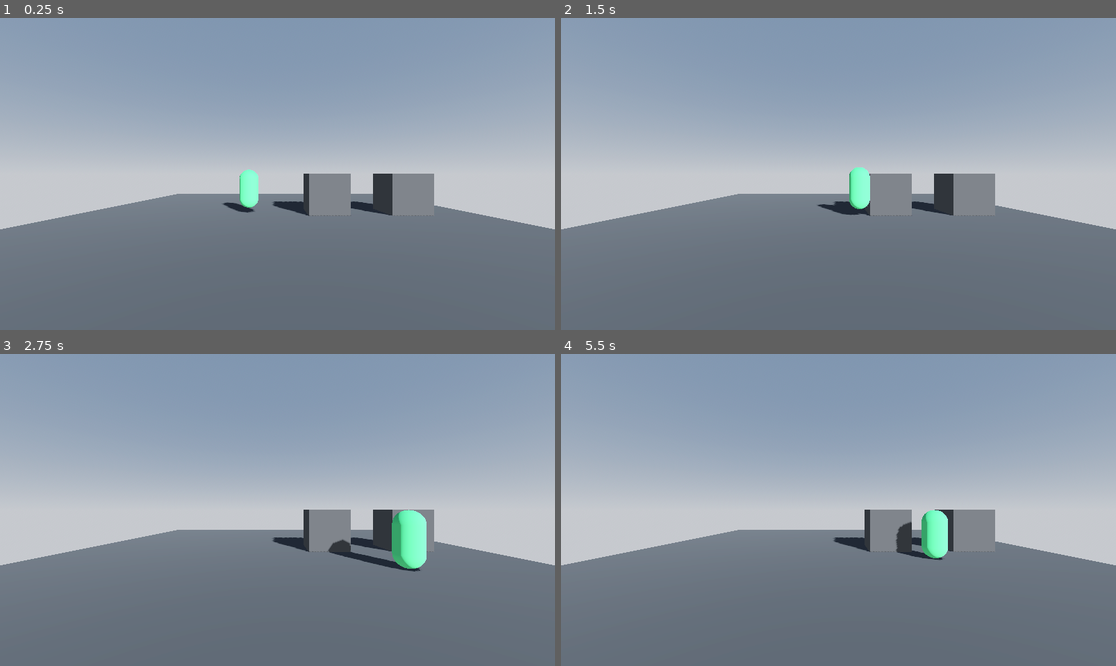
Above: before the commit, frames 1-4 (two rows, left to right).
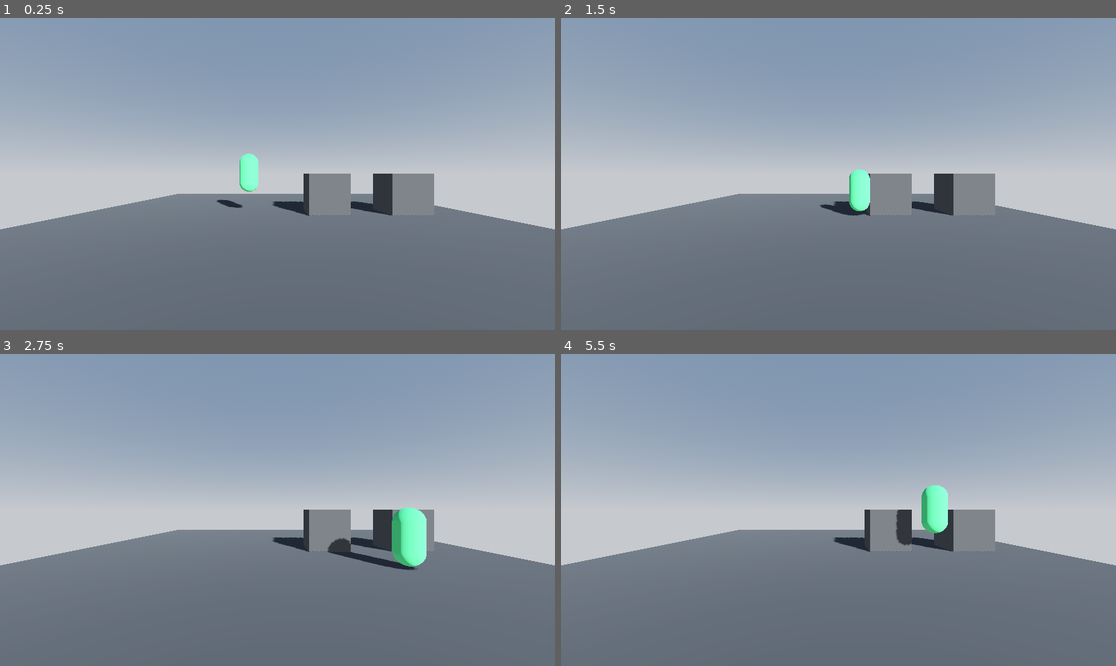
Above: after the commit, the same moments.

Repository: crystal-bit/platform-3d
Game: Godot game, scene res://game.tscn
Same seed, same stepped clock (60 frames per second), same inputs: the game is played once before the commit and once after it.
Inputs (mouse positions are in pixels of both pictures, inside the frame that each line leads up to):
- Up to frame 1 (0.25 s): no input
- Up to frame 2 (1.5 s): tap Enter (ui_accept) at 0.5, 0.6, 0.77, 1.07, 1.35 s; move the mouse to (960, 158) at 0.52 s; hold Right (ui_right) 0.53-1.28 s; click (960, 158) at 0.67 s; move the mouse to (727, 189) at 1.27 s; hold Down (ui_down) from 1.28 s (still down)
- Up to frame 3 (2.75 s): tap Enter (ui_accept) at 1.52, 1.82, 2.1 s; move the mouse to (333, 441) at 2.02 s; release Down (ui_down) at 2.03 s; hold Right (ui_right) from 2.03 s (still down)
- Up to frame 4 (5.5 s): move the mouse to (810, 572) at 2.77 s; release Right (ui_right) at 2.78 s; hold Up (ui_up) 2.78-3.53 s; tap Enter (ui_accept) at 2.85, 3.02, 3.32, 3.6, 3.77, 4.07, 4.35, 4.52, 4.82, 5.1 s; click (810, 572) at 2.92 s; move the mouse to (1005, 556) at 3.52 s; hold Left (ui_left) 3.53-5.03 s; move the mouse to (672, 463) at 4.27 s; move the mouse to (866, 510) at 5.02 s; hold Down (ui_down) from 5.03 s (still down); click (866, 510) at 5.17 s

The runs differ from the first frame. In frame 1, 0.5% of the frame differs, in the area x 39-47%, y 43-63%; in frame 2, less than 0.1%; in frame 3, 0.2%; in frame 4, 1.1%, in the area x 60-70%, y 42-67%.

Commit message:
restore proj

Diff:
--- a/game.tscn
+++ b/game.tscn
@@ -17,40 +17,6 @@
 sky = SubResource("Sky_aw8gu")
 tonemap_mode = 2
 glow_enabled = true
-
-[sub_resource type="GDScript" id="GDScript_alas7"]
-script/source = "extends CharacterBody3D
-
-
-const SPEED = 5.0
-const JUMP_VELOCITY = 4.5
-
-# Get the gravity from the project settings to be synced with RigidBody nodes.
-var gravity = ProjectSettings.get_setting(\"physics/3d/default_gravity\")
-
-
-func _physics_process(delta):
-	# Add the gravity.
-	if not is_on_floor():
-		velocity.y -= gravity * delta
-
-	# Handle Jump.
-	if Input.is_action_just_pressed(\"ui_accept\") and is_on_floor():
-		velocity.y = JUMP_VELOCITY
-
-	# Get the input direction and handle the movement/deceleration.
-	# As good practice, you should replace UI actions with custom gameplay actions.
-	var input_dir = Input.get_vector(\"ui_left\", \"ui_right\", \"ui_up\", \"ui_down\")
-	var direction = (transform.basis * Vector3(input_dir.x, 0, input_dir.y)).normalized()
-	if direction:
-		velocity.x = direction.x * SPEED
-		velocity.z = direction.z * SPEED
-	else:
-		velocity.x = move_toward(velocity.x, 0, SPEED)
-		velocity.z = move_toward(velocity.z, 0, SPEED)
-
-	move_and_slide()
-"
 
 [sub_resource type="PlaneMesh" id="PlaneMesh_rg2bj"]
 material = ExtResource("3_ygqb1")
@@ -76,7 +42,6 @@
 
 [node name="Player" parent="." instance=ExtResource("1_yrwpo")]
 transform = Transform3D(1, 0, 0, 0, 1, 0, 0, 0, 1, -1.5, 1.39717, 0)
-script = SubResource("GDScript_alas7")
 
 [node name="Floor" type="StaticBody3D" parent="."]
 
--- a/project.godot
+++ b/project.godot
@@ -17,27 +17,3 @@
 [editor_plugins]
 
 enabled=PackedStringArray("res://addons/input-overlay/plugin.cfg")
-
-[input]
-
-player_right={
-"deadzone": 0.5,
-"events": [Object(InputEventKey,"resource_local_to_scene":false,"resource_name":"","device":-1,"window_id":0,"alt_pressed":false,"shift_pressed":false,"ctrl_pressed":false,"meta_pressed":false,"pressed":false,"keycode":0,"physical_keycode":68,"key_label":0,"unicode":100,"echo":false,"script":null)
-, Object(InputEventKey,"resource_local_to_scene":false,"resource_name":"","device":-1,"window_id":0,"alt_pressed":false,"shift_pressed":false,"ctrl_pressed":false,"meta_pressed":false,"pressed":false,"keycode":0,"physical_keycode":4194321,"key_label":0,"unicode":0,"echo":false,"script":null)
-]
-}
-player_left={
-"deadzone": 0.5,
-"events": [Object(InputEventKey,"resource_local_to_scene":false,"resource_name":"","device":-1,"window_id":0,"alt_pressed":false,"shift_pressed":false,"ctrl_pressed":false,"meta_pressed":false,"pressed":false,"keycode":0,"physical_keycode":65,"key_label":0,"unicode":97,"echo":false,"script":null)
-, Object(InputEventKey,"resource_local_to_scene":false,"resource_name":"","device":-1,"window_id":0,"alt_pressed":false,"shift_pressed":false,"ctrl_pressed":false,"meta_pressed":false,"pressed":false,"keycode":0,"physical_keycode":4194319,"key_label":0,"unicode":0,"echo":false,"script":null)
-]
-}
-player_jump={
-"deadzone": 0.5,
-"events": [Object(InputEventKey,"resource_local_to_scene":false,"resource_name":"","device":-1,"window_id":0,"alt_pressed":false,"shift_pressed":false,"ctrl_pressed":false,"meta_pressed":false,"pressed":false,"keycode":0,"physical_keycode":32,"key_label":0,"unicode":32,"echo":false,"script":null)
-]
-}
-
-[physics]
-
-3d/default_gravity=35.0
Not shown: 1 places in game.tscn that only renumber resources
